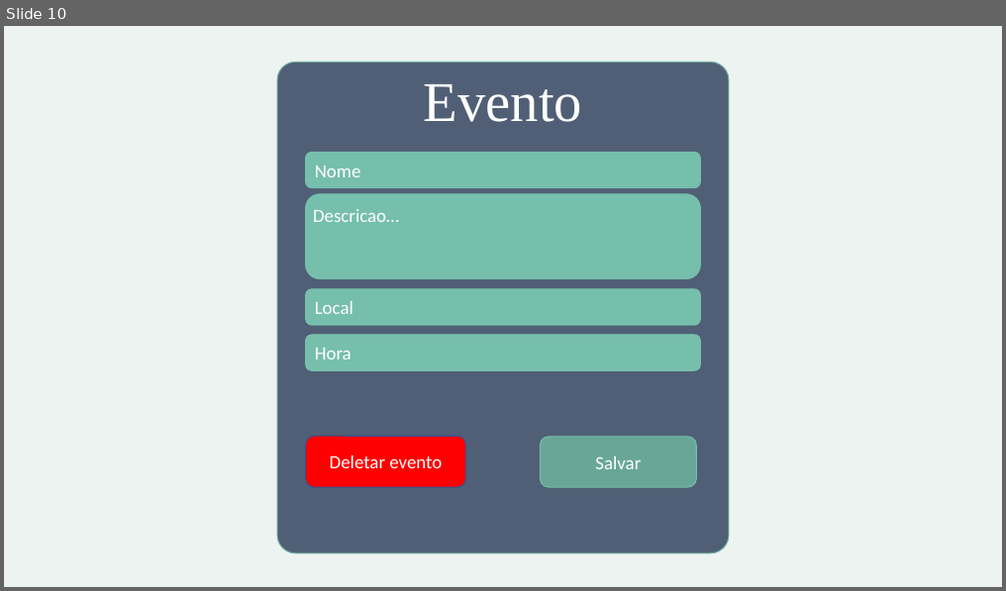
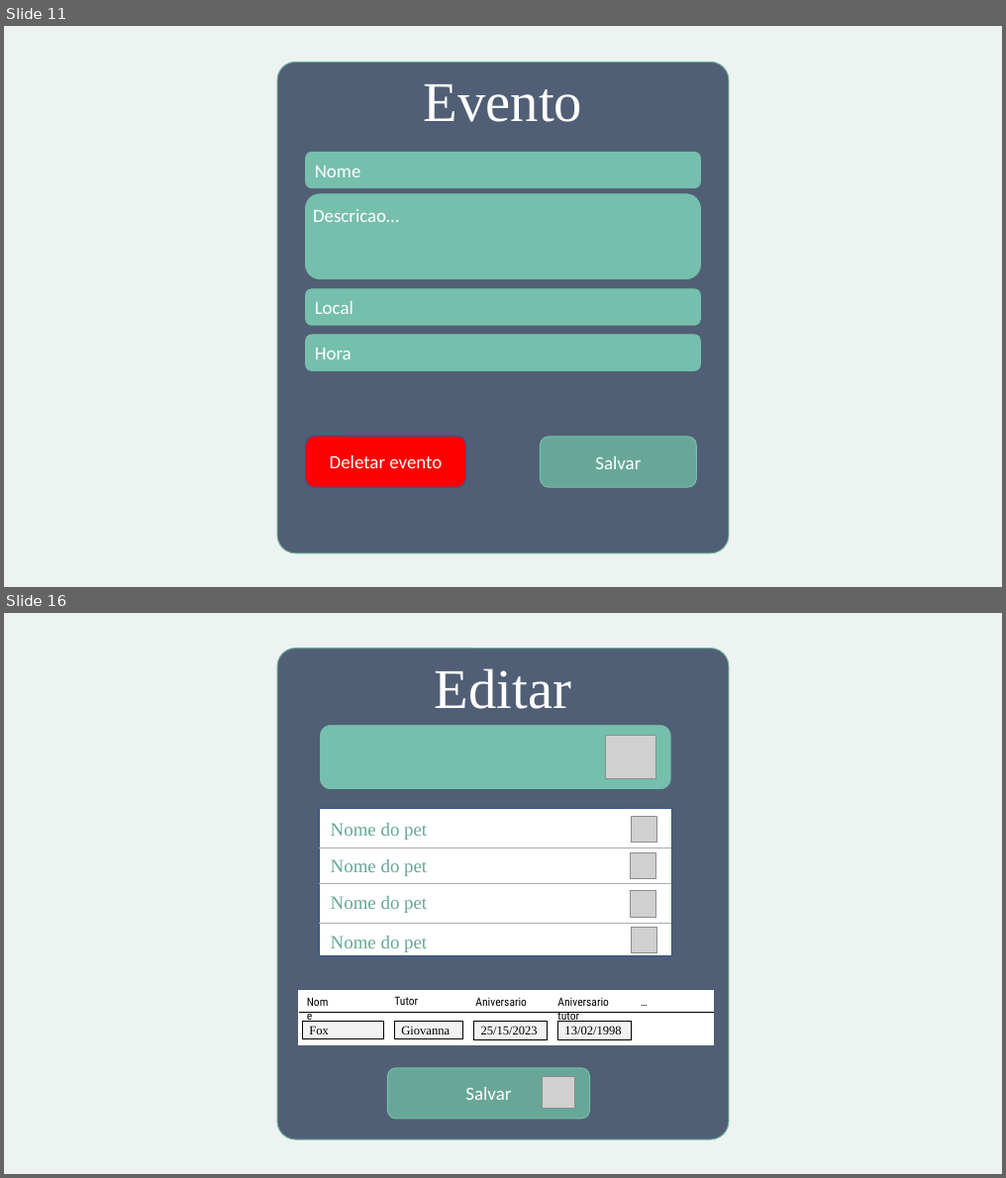
Before and after one commit to GustavoSantiago113/Administration-Help-Tool, a slide deck: Design.pptx. Shown one above the other, each under a label of ours: slide 10 before the commit, slides 11 and 16 after it; the slides between them are not shown. The pictures are 1006x591 and 1006x1178 pixels, drawn with LibreOffice and Linux fonts; fonts in the diff are those of the drawing; grey boxes stand for pictures. Boxes give left, top, right and bottom in pixels: in the first picture for what was removed or moved away, otherwise in the second. Text is boxed around its words. In the diff, an @@ line names an element or a change of style, - is before the commit and + after.

```diff
--- a/Design.pptx
+++ b/Design.pptx
@@ slide 16 added at (4,613,1002,1174), background #ECF3F1 @@
@@ rounded rectangle added at (277,649,729,1140), fill #505F75, outline #68A797 1 pt @@
@@ text added at (435,668,571,709), 54 pt, text #FFFFFF @@
+Editar
@@ rounded rectangle added at (319,725,671,789), fill #76BFAC, outline #505F75 1 pt @@
@@ picture added at (606,736,656,779) @@
@@ rectangle added at (319,809,671,957), fill #FFFFFF, outline #325491 1 pt @@
@@ picture added at (631,817,656,843) @@
@@ line added from (319, 848) to (672, 848), #AFABAB 1 pt @@
@@ text added at (331,823,427,840), 18 pt, text #68A797 @@
+Nome do pet
@@ text added at (331,860,427,876), 18 pt, text #68A797 @@
+Nome do pet
@@ picture added at (630,854,656,879) @@
@@ line added from (319, 883) to (672, 883), #AFABAB 1 pt @@
@@ text added at (331,896,427,913), 18 pt, text #68A797 @@
+Nome do pet
@@ picture added at (630,891,656,917) @@
@@ line added from (319, 923) to (672, 923), #AFABAB 1 pt @@
@@ text added at (331,936,427,953), 18 pt, text #68A797 @@
+Nome do pet
@@ picture added at (631,928,656,954) @@
@@ rectangle added at (299,991,714,1045), fill #FFFFFF, outline #FFFFFF 1 pt, 18 pt, text #FFFFFF @@
+`
@@ text added at (300,991,337,1013), 11 pt, text #000000 @@
+Nome
@@ text added at (394,996,418,1005), 11 pt, text #000000 @@
+Tutor
@@ text added at (475,997,527,1006), 11 pt, text #000000 @@
+Aniversario
@@ text added at (557,997,609,1023), 11 pt, text #000000 @@
+Aniversario tutor
@@ text added at (634,991,656,1013), 11 pt, text #000000 @@
+…
@@ line added from (300, 1013) to (714, 1013), #000000 0.5 pt @@
@@ rectangle added at (302,1021,383,1039), fill #F2F2F2, outline #000000 0.25 pt, 12 pt, text #000000 @@
+Fox
@@ rectangle added at (394,1021,463,1039), fill #F2F2F2, outline #000000 0.25 pt, 12 pt, text #000000 @@
+Giovanna
@@ rectangle added at (473,1022,547,1040), fill #F2F2F2, outline #000000 0.25 pt, 12 pt, text #000000 @@
+25/15/2023
@@ rectangle added at (557,1022,631,1040), fill #F2F2F2, outline #000000 0.25 pt, 12 pt, text #000000 @@
+13/02/1998
@@ rounded rectangle added at (387,1068,589,1119), fill #68A797, outline #76BFAC 1 pt, 18 pt, text #FFFFFF @@
+Salvar
@@ picture added at (543,1076,574,1109) @@
@@ what was slide 10 is now slide 11 @@
```
Also in this commit, not shown: 5 slides changed, 9 other slides added, 7 other files.
